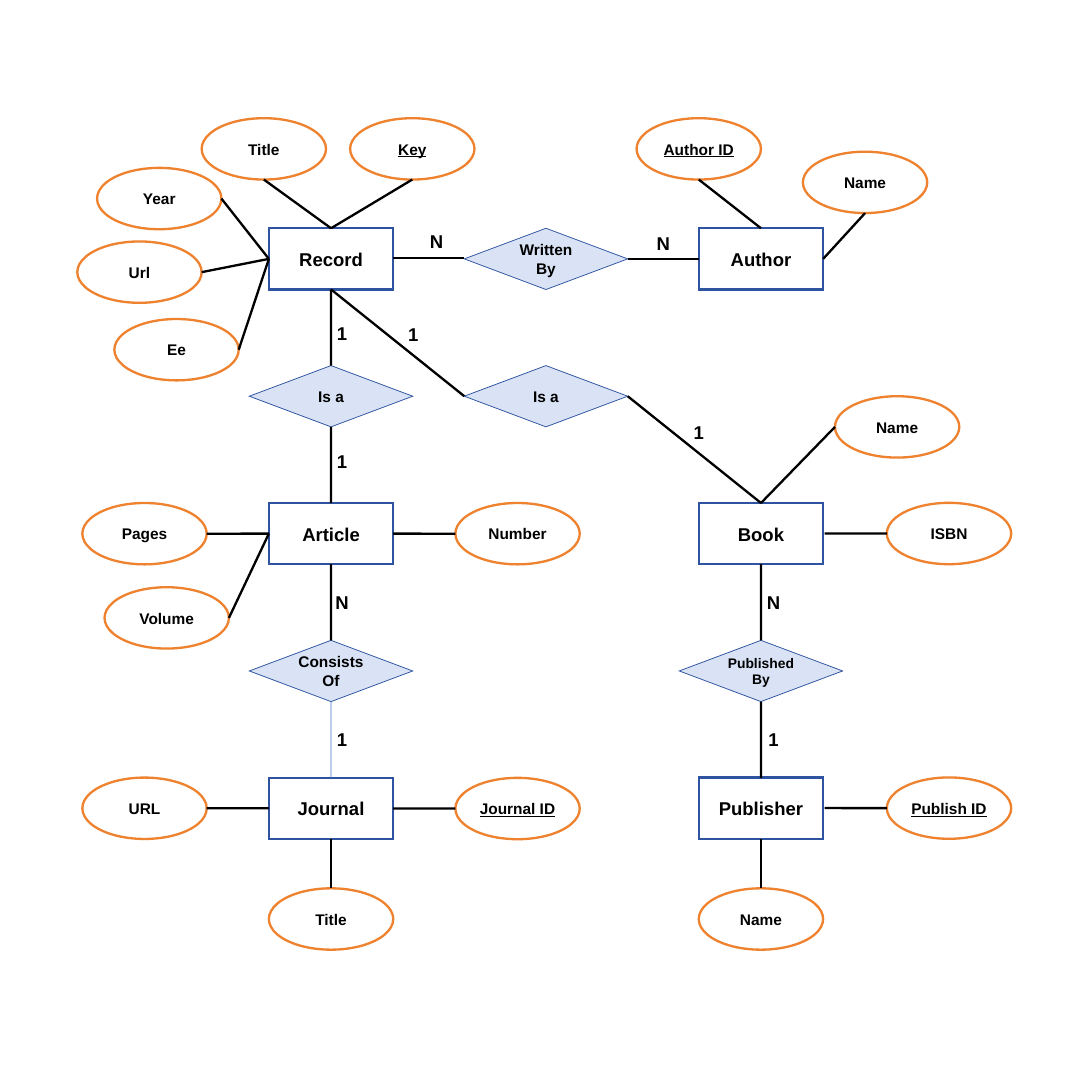
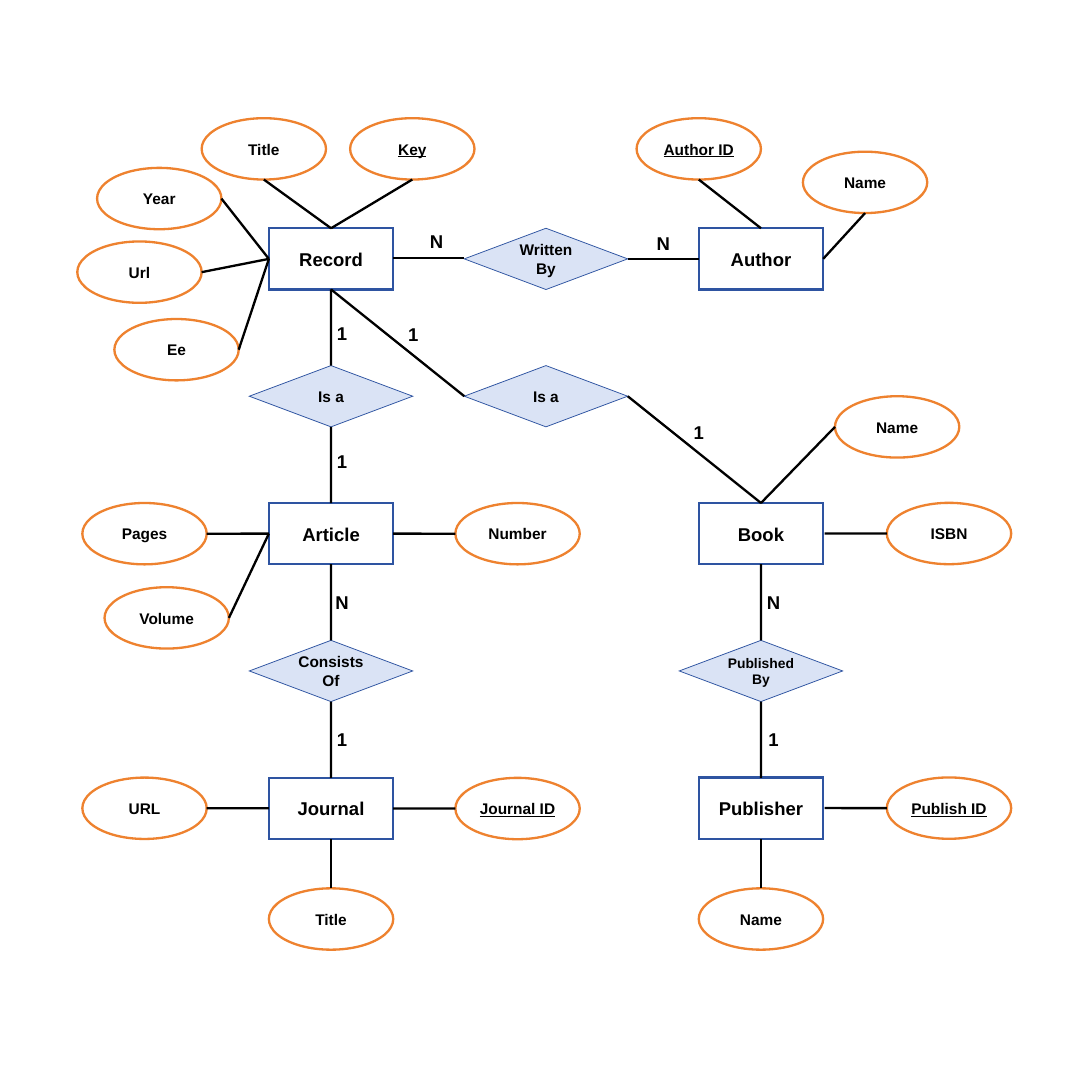
Before and after one commit to haoha0/DBLP_dataset, a slide deck: slide 1 of description/ER图.pptx. Drawn at 1092x1092 pixels with LibreOffice and Linux fonts; fonts in the diff are those of the drawing. Boxes give left, top, right and bottom in pixels: in the first picture for what was removed or moved away, otherwise in the second. Text is boxed around its words. In the diff, an @@ line names an element or a change of style, - is before the commit and + after.

```diff
--- a/description/ER图.pptx
+++ b/description/ER图.pptx
@@ line (331, 702) - (331, 778): stroke #4874CB 1 pt to #000000 3 pt @@
```
Also in this commit, not shown: 1 other file.
